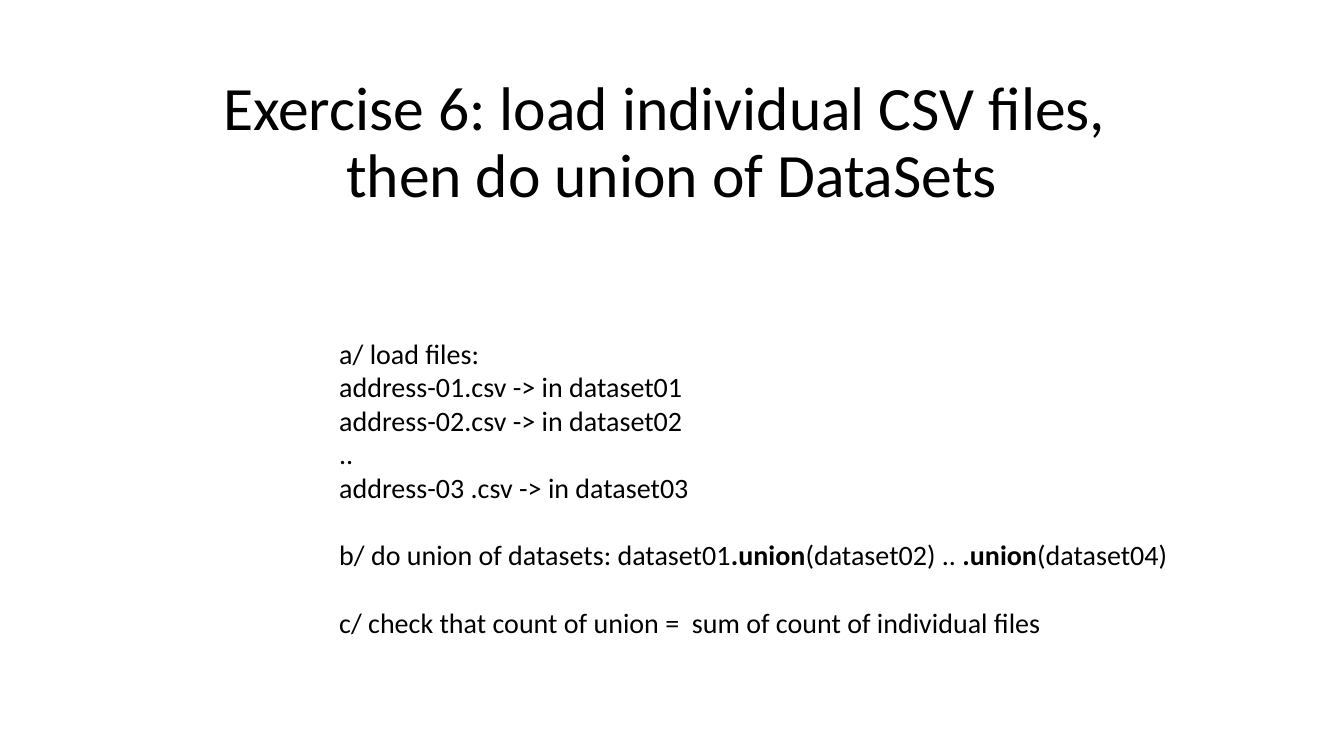
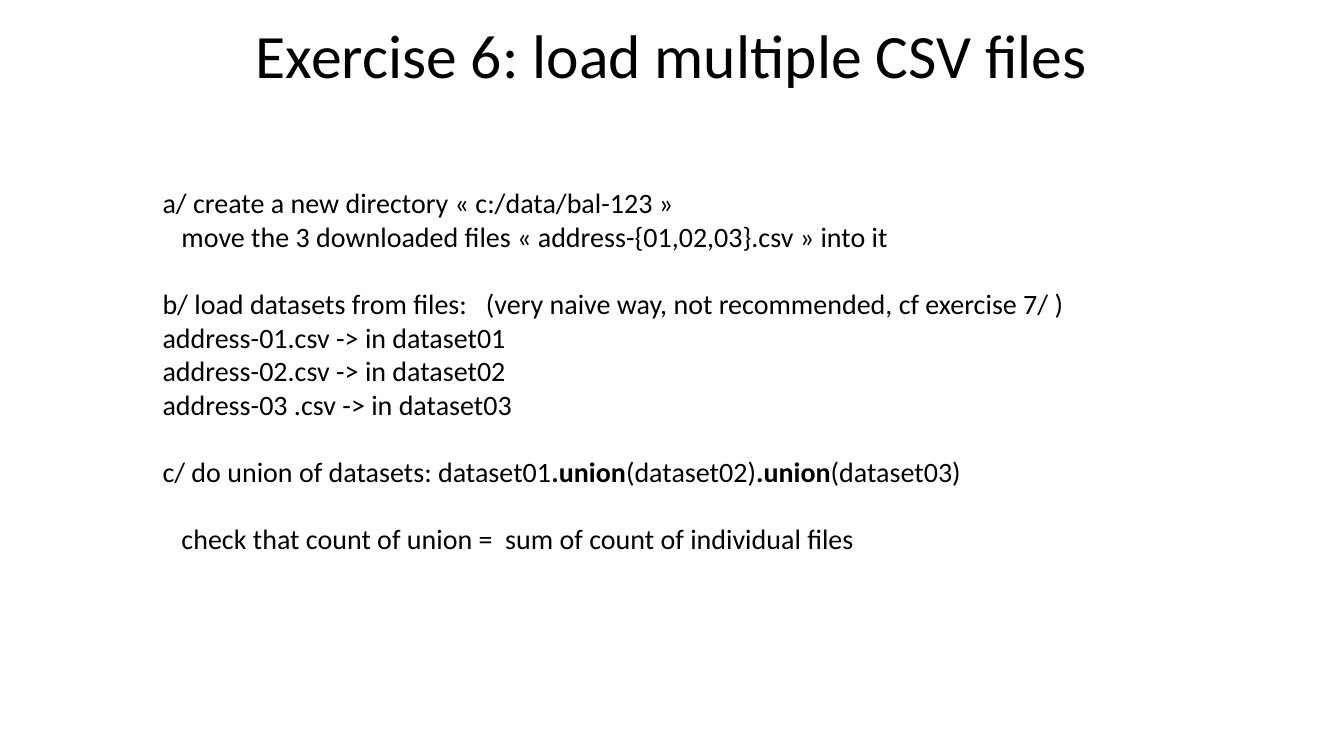
Before and after one commit to Arnaud-Nauwynck/presentations, a slide deck: slide 27 of pres-bigdata/Hands-On/TD2-part1-spark-read-write.pptx (slide 24 before the commit). Drawn at 1344x756 pixels with LibreOffice and Linux fonts; fonts in the diff are those of the drawing. Boxes give left, top, right and bottom in pixels: in the first picture for what was removed or moved away, otherwise in the second. Text is boxed around its words. In the diff, an @@ line names an element or a change of style, - is before the commit and + after.

```diff
--- a/pres-bigdata/Hands-On/TD2-part1-spark-read-write.pptx
+++ b/pres-bigdata/Hands-On/TD2-part1-spark-read-write.pptx
@@ title at bbox=[256, 35, 1086, 88]: text changed @@
-Exercise 6: load individual CSV files,
-then do union of DataSets
+Exercise 6: load multiple CSV files
@@ text at bbox=[163, 193, 1048, 550]: text changed @@
-a/ load files:
-address-01.csv -> in dataset01
-address-02.csv -> in dataset02
-..
-address-03 .csv -> in dataset03
-b/ do union of datasets: dataset01.union(dataset02) .. .union(dataset04)
-c/ check that count of union = sum of count of individual files
+a/ create a new directory « c:/data/bal-123 »
+move the 3 downloaded files « address-{01,02,03}.csv » into it
+b/ load datasets from files: (very naive way, not recommended, cf exercise 7/ )
+address-01.csv -> in dataset01
+address-02.csv -> in dataset02
+address-03 .csv -> in dataset03
+c/ do union of datasets: dataset01.union(dataset02).union(dataset03)
+check that count of union = sum of count of individual files
```
Also in this commit, not shown: 13 other slides changed, 16 slides added, 1 slide removed, 23 other files.
